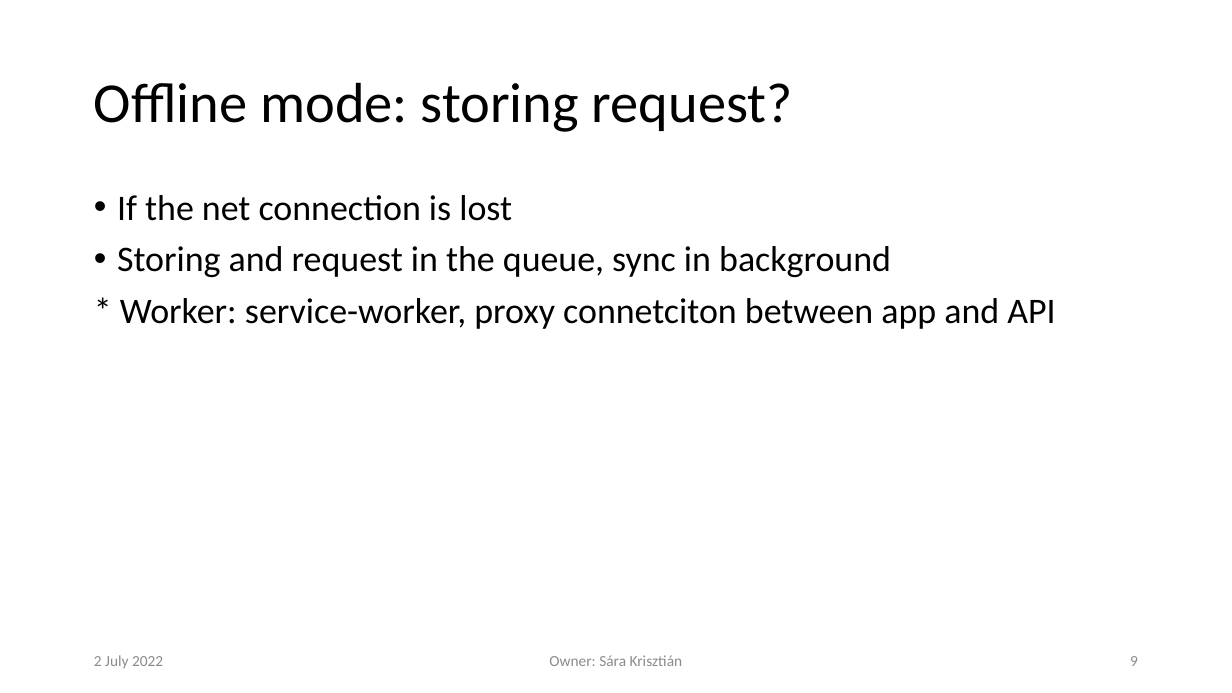
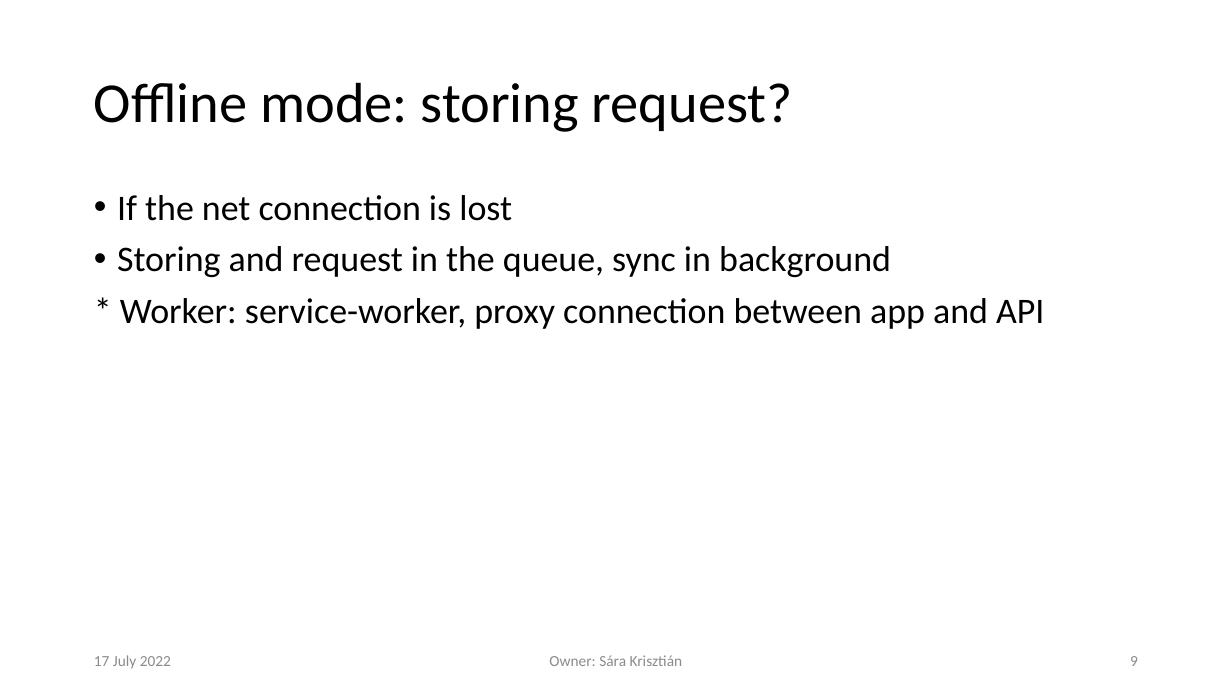
Before and after one commit to krisztian14testgit/ng-task-monitor, a slide deck: slide 9 of plan/TaskTracingApp.pptx. Drawn at 1232x693 pixels with LibreOffice and Linux fonts; fonts in the diff are those of the drawing; background and template pictures are left out. Boxes give left, top, right and bottom in pixels: in the first picture for what was removed or moved away, otherwise in the second. Text is boxed around its words. In the diff, an @@ line names an element or a change of style, - is before the commit and + after.

```diff
--- a/plan/TaskTracingApp.pptx
+++ b/plan/TaskTracingApp.pptx
@@ text at (x1=120, y1=298, x2=1044, y2=329): text changed @@
-* Worker: service-worker, proxy connetciton between app and API
+* Worker: service-worker, proxy connection between app and API
@@ text at (x1=94, y1=655, x2=171, y2=669): text changed @@
-2 July 2022
+17 July 2022
```
Also in this commit, not shown: 8 other slides changed.
